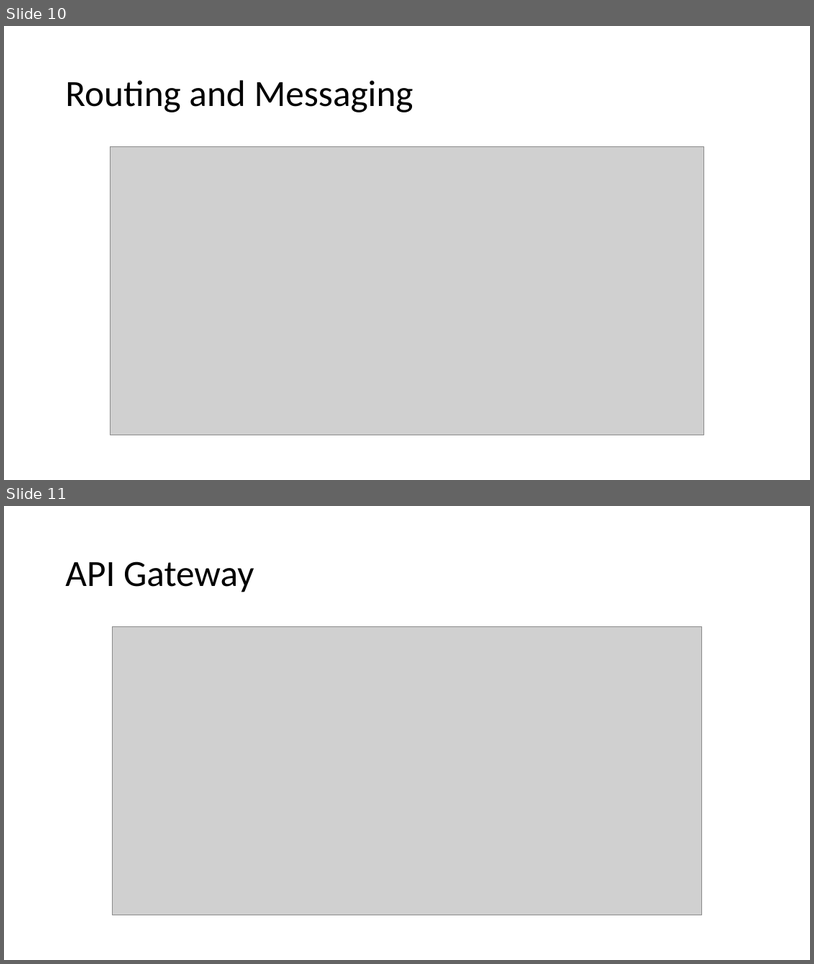
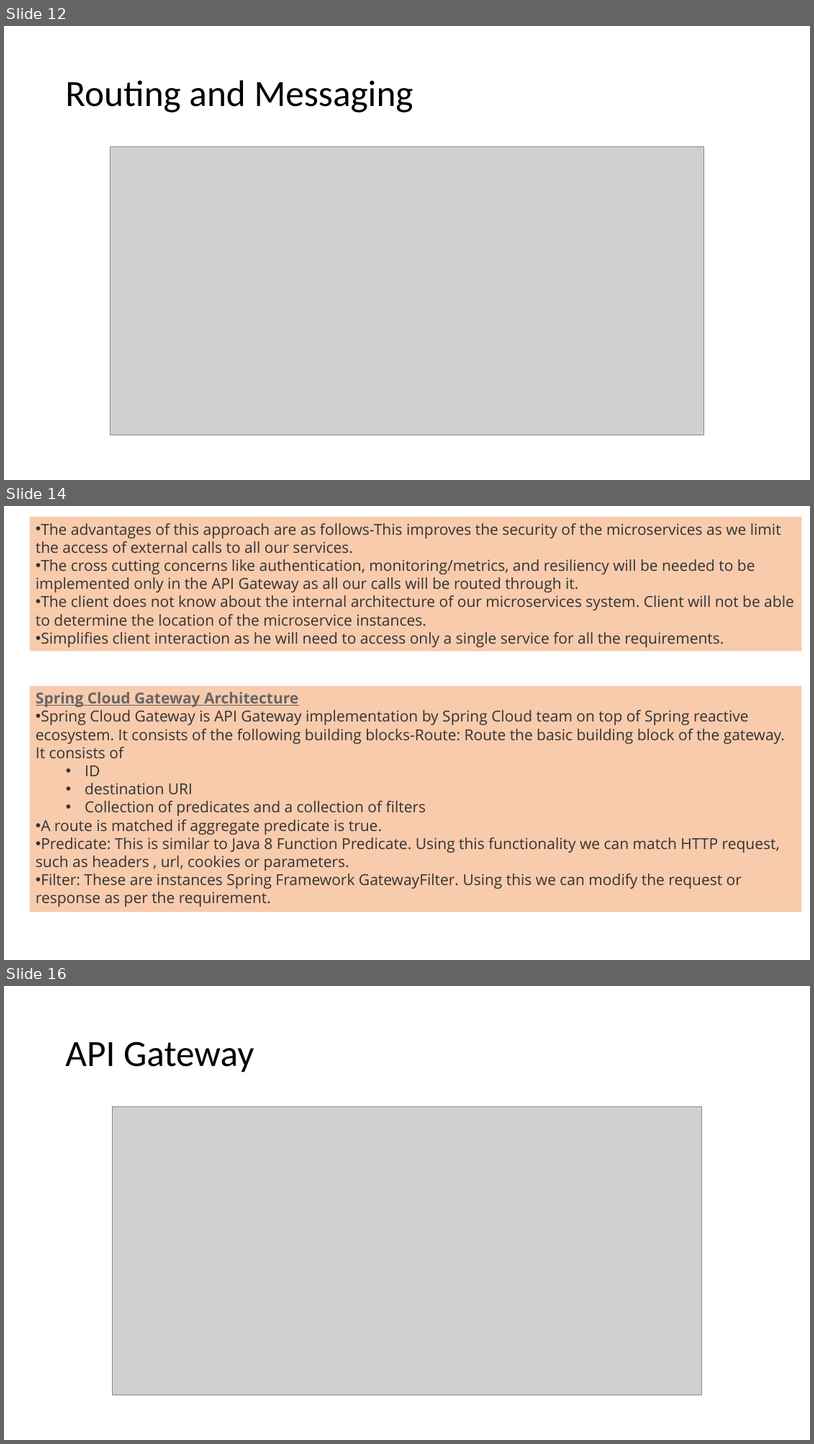
Before and after one commit to ajeetsinghs/SpringBootTutorial, a slide deck: Spring Cloud.pptx. Shown one above the other, each under a label of ours: slides 10 and 11 before the commit, slides 12, 14 and 16 after it; the slides between them are not shown. The pictures are 814x964 and 814x1444 pixels, drawn with LibreOffice and Linux fonts; fonts in the diff are those of the drawing; grey boxes stand for pictures. Boxes give left, top, right and bottom in pixels: in the first picture for what was removed or moved away, otherwise in the second. Text is boxed around its words. In the diff, an @@ line names an element or a change of style, - is before the commit and + after.

```diff
--- a/Spring Cloud.pptx
+++ b/Spring Cloud.pptx
@@ slide 14 added at (4,506,810,960), background #FFFFFF @@
@@ rectangle added at (29,517,802,651), fill #F8CBAD, 18 pt, text #333333 @@
+• The advantages of this approach are as follows-This improves the security of the microservices as we limit the access of external calls to all our services.
+• The cross cutting concerns like authentication, monitoring/metrics, and resiliency will be needed to be implemented only in the API Gateway as all our calls will be routed through it.
+• The client does not know about the internal architecture of our microservices system. Client will not be able to determine the location of the microservice instances.
+• Simplifies client interaction as he will need to access only a single service for all the requirements.
@@ rectangle added at (29,686,802,912), fill #F8CBAD, 18 pt, text #333333 @@
+Spring Cloud Gateway Architecture
+• Spring Cloud Gateway is API Gateway implementation by Spring Cloud team on top of Spring reactive ecosystem. It consists of the following building blocks-Route: Route the basic building block of the gateway. It consists of
+  • ID
+  • destination URI
+  • Collection of predicates and a collection of filters
+• A route is matched if aggregate predicate is true.
+• Predicate: This is similar to Java 8 Function Predicate. Using this functionality we can match HTTP request, such as headers , url, cookies or parameters.
+• Filter: These are instances Spring Framework GatewayFilter. Using this we can modify the request or response as per the requirement.
@@ what was slide 10 is now slide 12 @@
@@ what was slide 11 is now slide 16 @@
```
Also in this commit, not shown: 1 slide changed, 6 other slides added, 2 slides removed.
